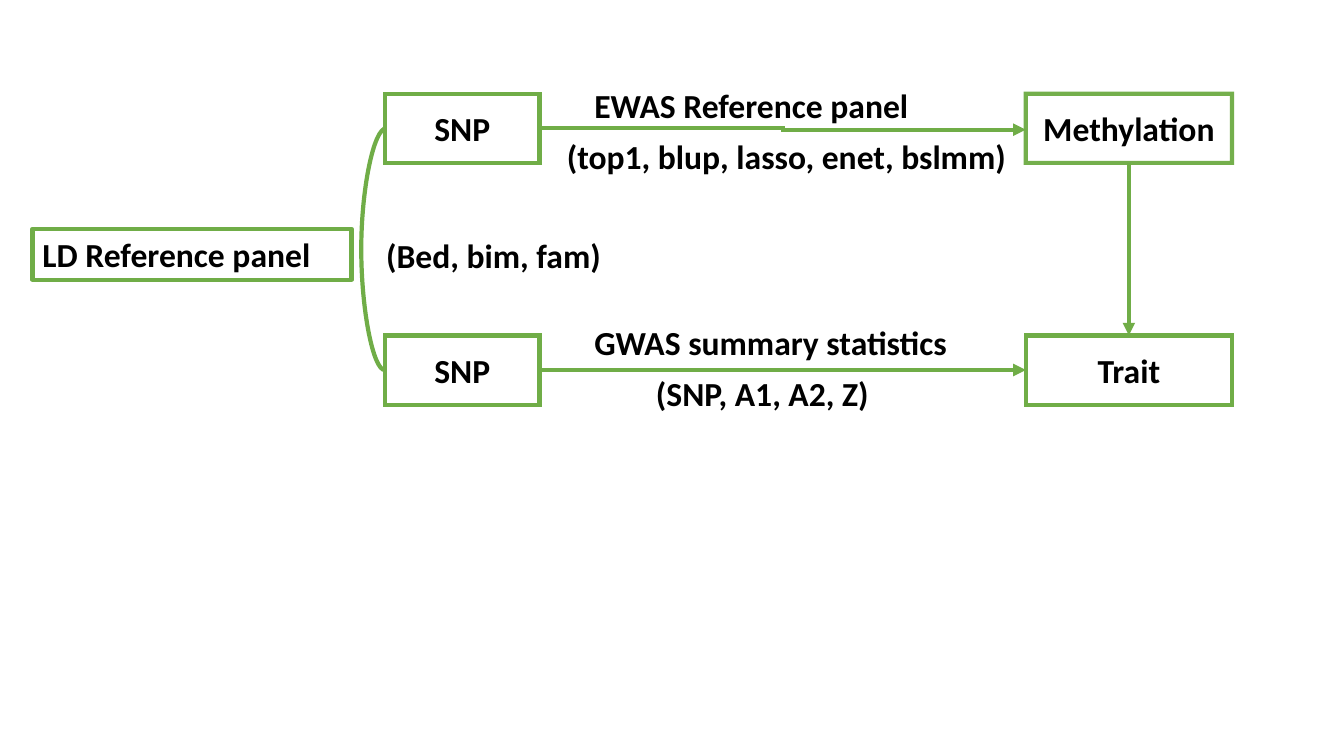
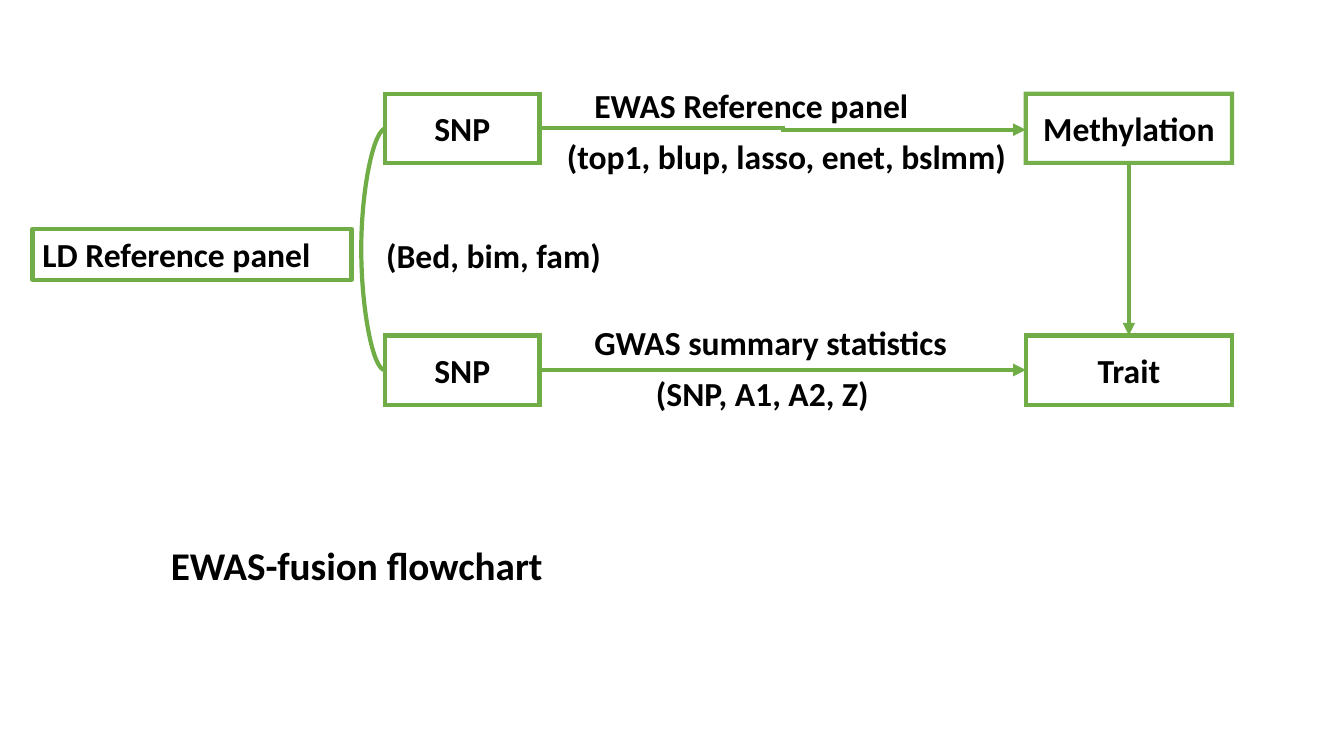
Before and after one commit to jinghuazhao/EWAS-fusion, a slide deck: slide 7 of README.pptx. Drawn at 1344x756 pixels with LibreOffice and Linux fonts; fonts in the diff are those of the drawing. Boxes give left, top, right and bottom in pixels: in the first picture for what was removed or moved away, otherwise in the second. Text is boxed around its words. In the diff, an @@ line names an element or a change of style, - is before the commit and + after.

```diff
--- a/README.pptx
+++ b/README.pptx
@@ text added at (x1=171, y1=552, x2=543, y2=581), 28 pt, text #000000, bold @@
+EWAS-fusion flowchart
```
Also in this commit, not shown: 3 other slides changed.
